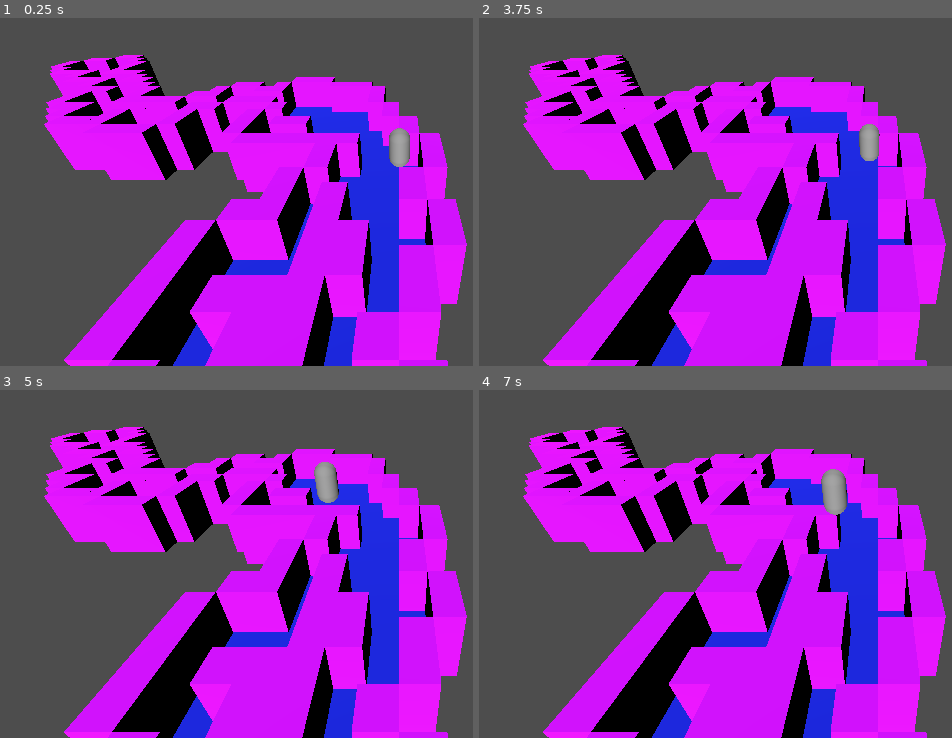
Above: before the commit, frames 1-4 (two rows, left to right).
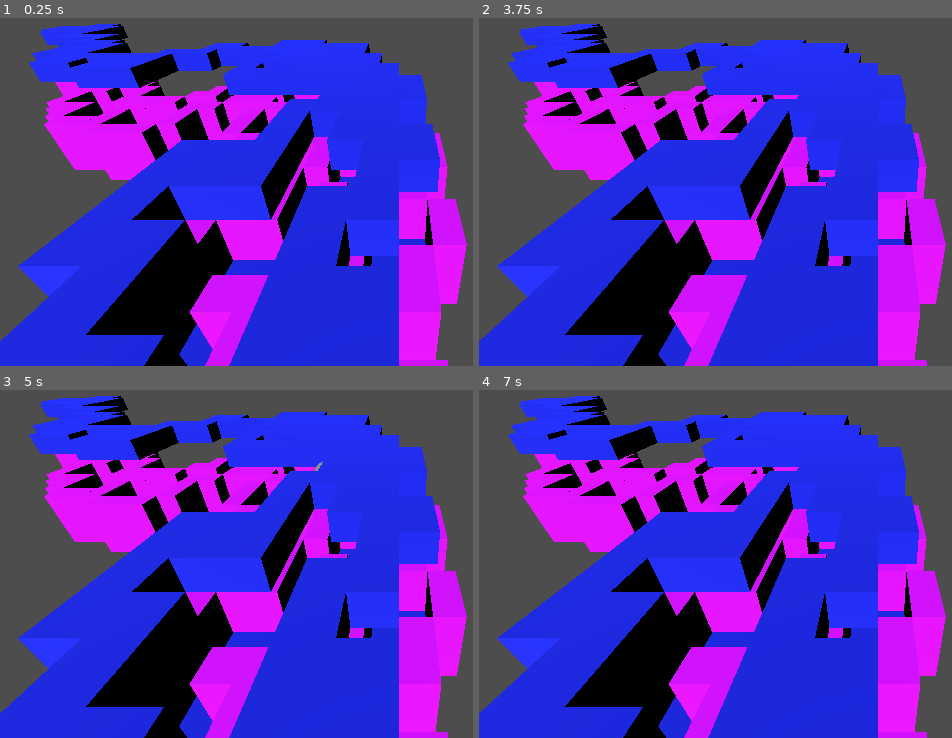
Above: after the commit, the same moments.

Repository: scoutantho/simplictyjam2
Game: Godot game, scene res://Scenes/game.tscn
Two runs of this game, one before a commit and one after it. Both use one fixed random seed, a clock stepped at 60 frames per second and the inputs below.
Inputs:
- Up to frame 1 (0.25 s): no input
- Up to frame 2 (3.75 s): hold Right (move_right) 0.53-1.28 s; tap Space (move_jump) at 0.77, 1.52, 3.02 s; hold S (move_down) 1.28-2.03 s; hold Right (move_right) 2.03-2.78 s; hold W (move_up) 2.78-3.53 s; hold Left (move_left) from 3.53 s (still down)
- Up to frame 3 (5 s): keep holding Left (move_left); tap Space (move_jump) at 3.77, 4.52 s
- Up to frame 4 (7 s): release Left (move_left) at 5.03 s; hold S (move_down) 5.03-5.78 s; hold Right (move_right) 5.78-6.53 s; tap Space (move_jump) at 6.02, 6.77 s; hold W (move_up) from 6.53 s (still down)

The runs differ from the first frame. In frame 1, 46% of the frame differs, in the area x 0-94%, y 1-100%; in frame 2, 47%; in frame 3, 47%; in frame 4, 47%.

Commit message:
Add roof management functionality with enable/disable options and integrate into game setup

Diff:
--- a/Scripts/game.gd
+++ b/Scripts/game.gd
@@ -5,6 +5,20 @@
 var grid_size = 100
 var grid_steps = 500 #number of tiles ?
 var wall_height = 3
+var _isRoofEnable: bool = true
+
+var isRoofEnableEditable = false:
+	get:
+		return _isRoofEnable
+	set(value):
+		_isRoofEnable = value
+		set_roof_enable(value)
+
+func set_roof_enable(value):
+	if value:
+		add_roof()
+	else:
+		remove_roof()
 
 var tilesAlreadyPresent = [Vector2(0,0),Vector2(-1,0), Vector2(0,-1), Vector2(-1,-1) ]
 
@@ -38,11 +52,21 @@
 			tilesAlreadyPresent.append(current_pos)
 			$GridMap.set_cell_item(Vector3i(int(current_pos.x), 0, int(current_pos.y)), 0, 0)
 			# $GridMap.set_cell_item(Vector3i(int(current_pos.x), 5, int(current_pos.y)), 0, 0)
+	add_roof()
 	add_walls()
 
 func setDefaultSpawn():
 	for v in tilesAlreadyPresent:
 		$GridMap.set_cell_item(Vector3i(int(v.x), 0, int(v.y)), 0, 0)
+
+func add_roof():
+	if isRoofEnableEditable:
+		for v in tilesAlreadyPresent:
+			$GridMap.set_cell_item(Vector3i(int(v.x), 5, int(v.y)), 0, 0)
+
+func remove_roof():
+	for v in tilesAlreadyPresent:
+		$GridMap.set_cell_item(Vector3i(int(v.x), 5, int(v.y)), -1, 0)
 
 func add_walls():
 	var neighbor_offsets = [Vector2(1, 0), Vector2(-1, 0), Vector2(0, 1), Vector2(0, -1)]
Not shown: 4 places in MeshLibraries/TileMesh.tres that only renumber resources
